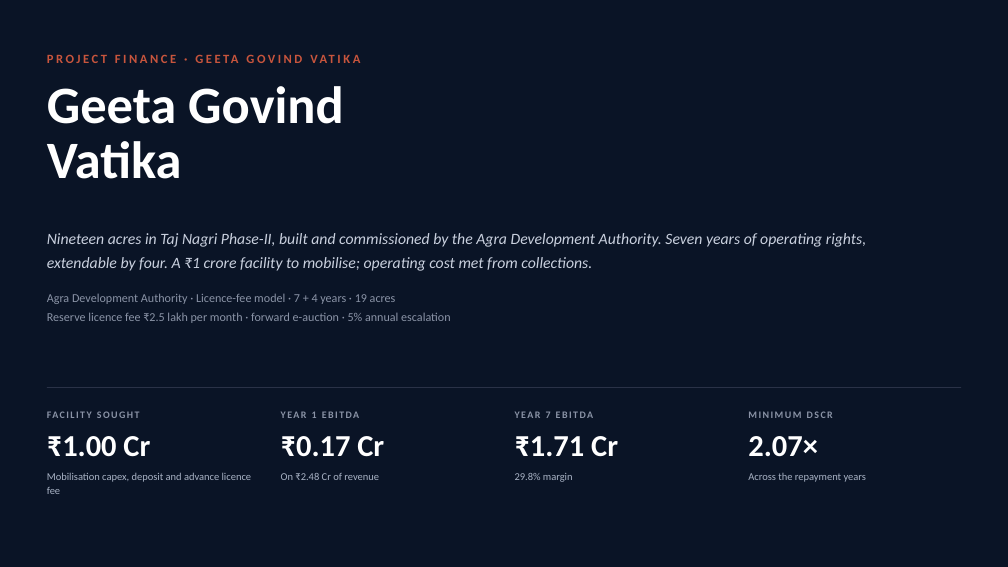
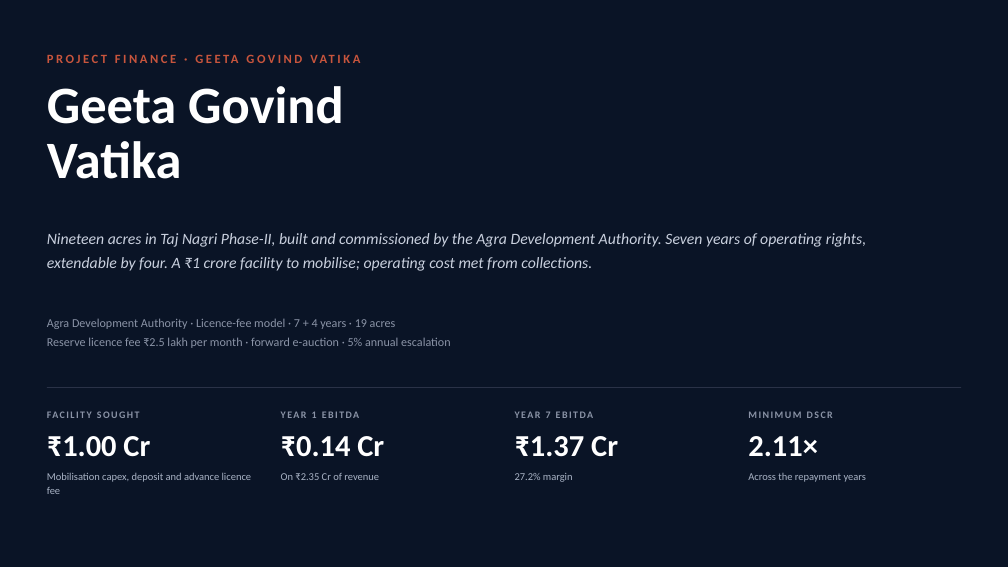
Before and after one commit to eodcfo/vappl-deck, a slide deck: slide 1 of pptx/EOD-Geeta-Govind-Vatika-Project-Finance.pptx. Drawn at 1008x567 pixels with LibreOffice and Linux fonts; fonts in the diff are those of the drawing. Boxes give left, top, right and bottom in pixels: in the first picture for what was removed or moved away, otherwise in the second. Text is boxed around its words. In the diff, an @@ line names an element or a change of style, - is before the commit and + after.

```diff
--- a/pptx/EOD-Geeta-Govind-Vatika-Project-Finance.pptx
+++ b/pptx/EOD-Geeta-Govind-Vatika-Project-Finance.pptx
@@ text "Agra Development Authority · Licence-fee ...": place and size @@
-text "Agra Development Authority · Licence-fee ..." at [47, 293, 450, 323]
+text "Agra Development Authority · Licence-fee ..." at [47, 318, 450, 348]
@@ text at [281, 436, 384, 457]: text changed @@
-₹0.17 Cr
+₹0.14 Cr
@@ text at [515, 436, 618, 457]: text changed @@
-₹1.71 Cr
+₹1.37 Cr
@@ text at [748, 436, 818, 456]: text changed @@
-2.07×
+2.11×
@@ text at [281, 473, 379, 480]: text changed @@
-On ₹2.48 Cr of revenue
+On ₹2.35 Cr of revenue
@@ text at [515, 473, 573, 482]: text changed @@
-29.8% margin
+27.2% margin
```
Also in this commit, not shown: 12 other slides changed, 14 other files.
